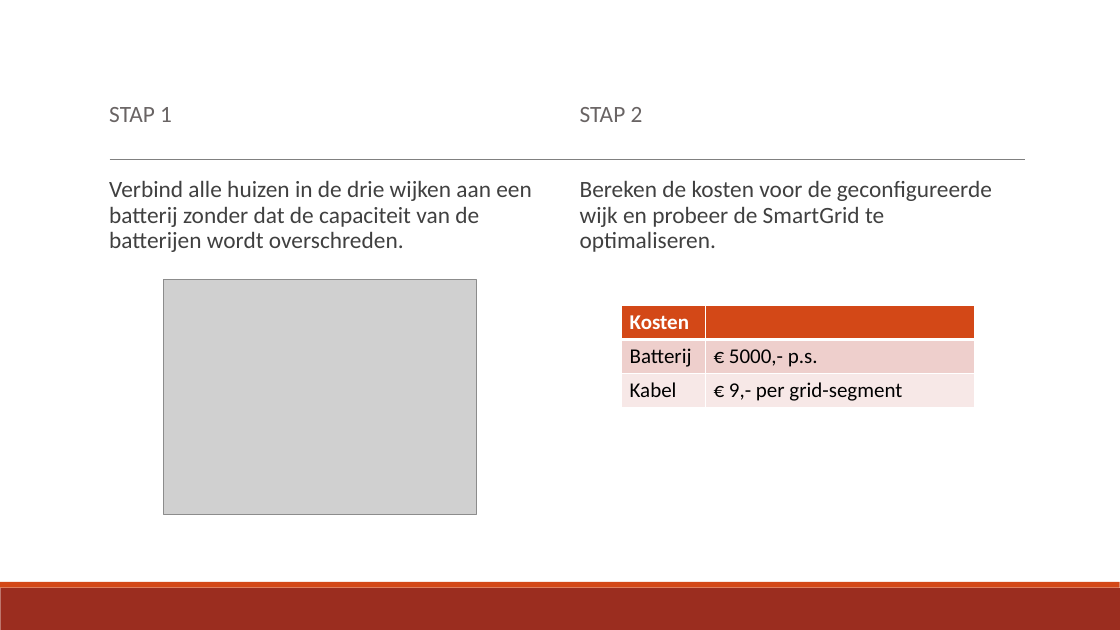
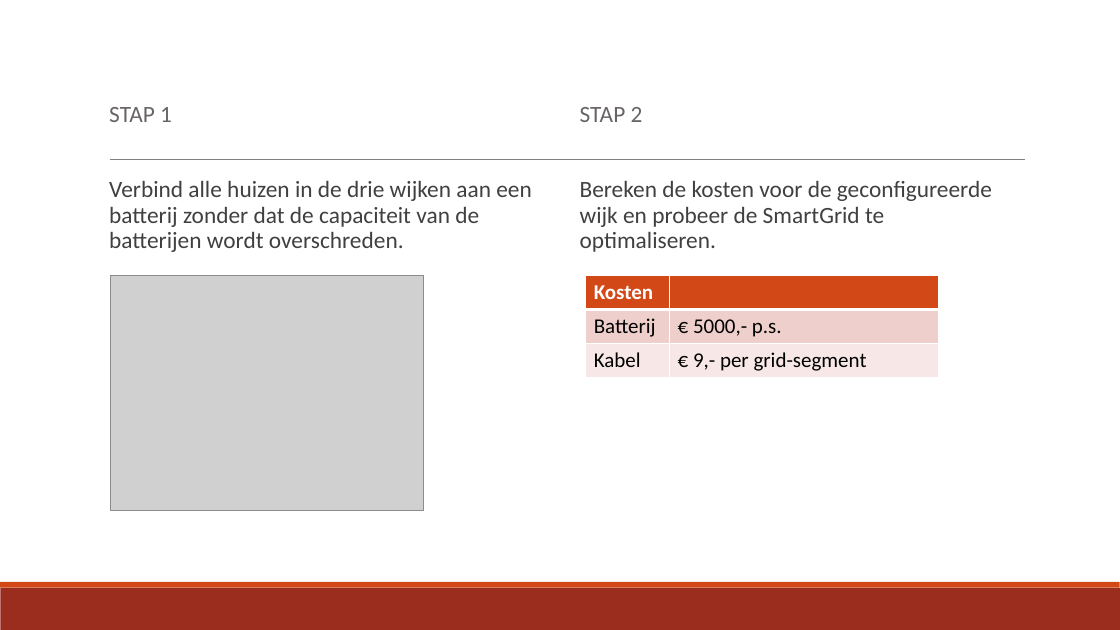
Before and after one commit to broekm006/SmartGrid, a slide deck: slide 3 of eindpresentatie.pptx. Drawn at 1120x630 pixels with LibreOffice and Linux fonts; fonts in the diff are those of the drawing; grey boxes stand for pictures. Boxes give left, top, right and bottom in pixels: in the first picture for what was removed or moved away, otherwise in the second. Text is boxed around its words. In the diff, an @@ line names an element or a change of style, - is before the commit and + after.

Commit message:
powerpoint

```diff
--- a/eindpresentatie.pptx
+++ b/eindpresentatie.pptx
@@ picture: place and size @@
-picture at (164, 280, 476, 515)
+picture at (110, 276, 423, 511)
@@ table: place and size @@
-table at (622, 305, 975, 408)
+table at (586, 276, 939, 378)
```
Also in this commit, not shown: 1 other slide changed.
